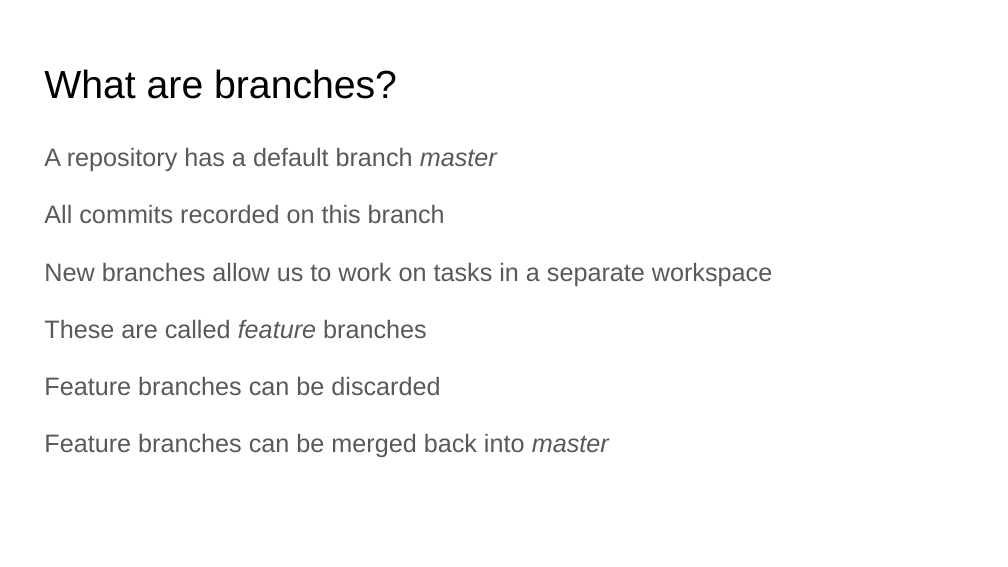
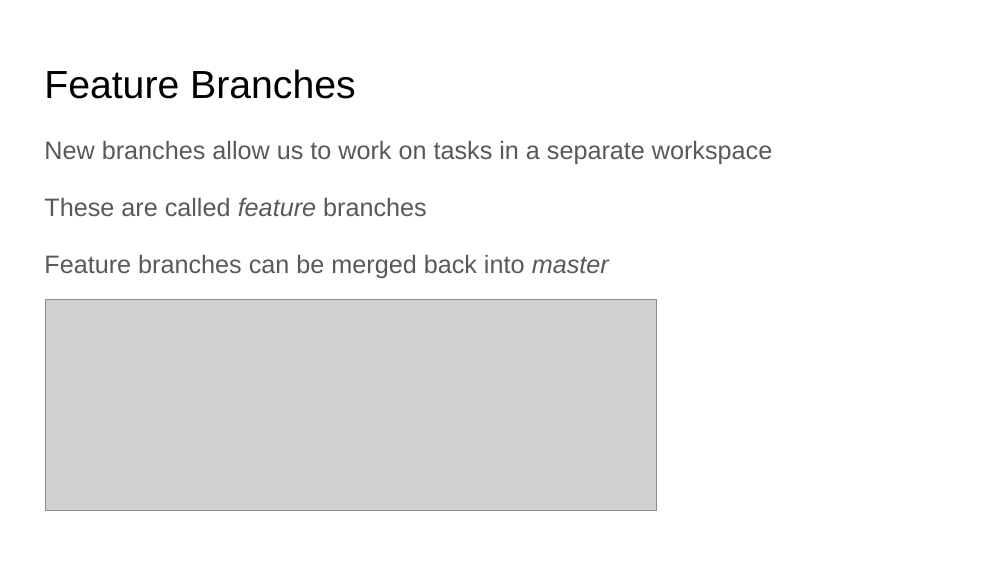
Before and after one commit to NewcastleRSE-Training/intro-to-version-control, a slide deck: slide 3 of Git Branching.pptx (slide 2 before the commit). Drawn at 1008x567 pixels with LibreOffice and Linux fonts; fonts in the diff are those of the drawing; grey boxes stand for pictures. Boxes give left, top, right and bottom in pixels: in the first picture for what was removed or moved away, otherwise in the second. Text is boxed around its words. In the diff, an @@ line names an element or a change of style, - is before the commit and + after.

Commit message:
Adding updated slides

```diff
--- a/Git Branching.pptx
+++ b/Git Branching.pptx
@@ title at [44,69,355,99]: text changed @@
-What are branches?
+Feature Branches
@@ text "New branches allow us to ...": place and size @@
-text "New branches allow us to ..." at [44,147,772,457]
+text "New branches allow us to ..." at [44,140,772,278]
@@ text at [44,147,497,223]: paragraphs removed @@
-A repository has a default branch master
-All commits recorded on this branch
@@ text at [44,140,772,278]: less space between paragraphs @@
@@ picture added at [45,299,656,510] @@
@@ text at [44,376,440,395]: paragraph removed @@
-Feature branches can be discarded
```
Also in this commit, not shown: 1 other slide changed, 1 slide added, 3 other files.
